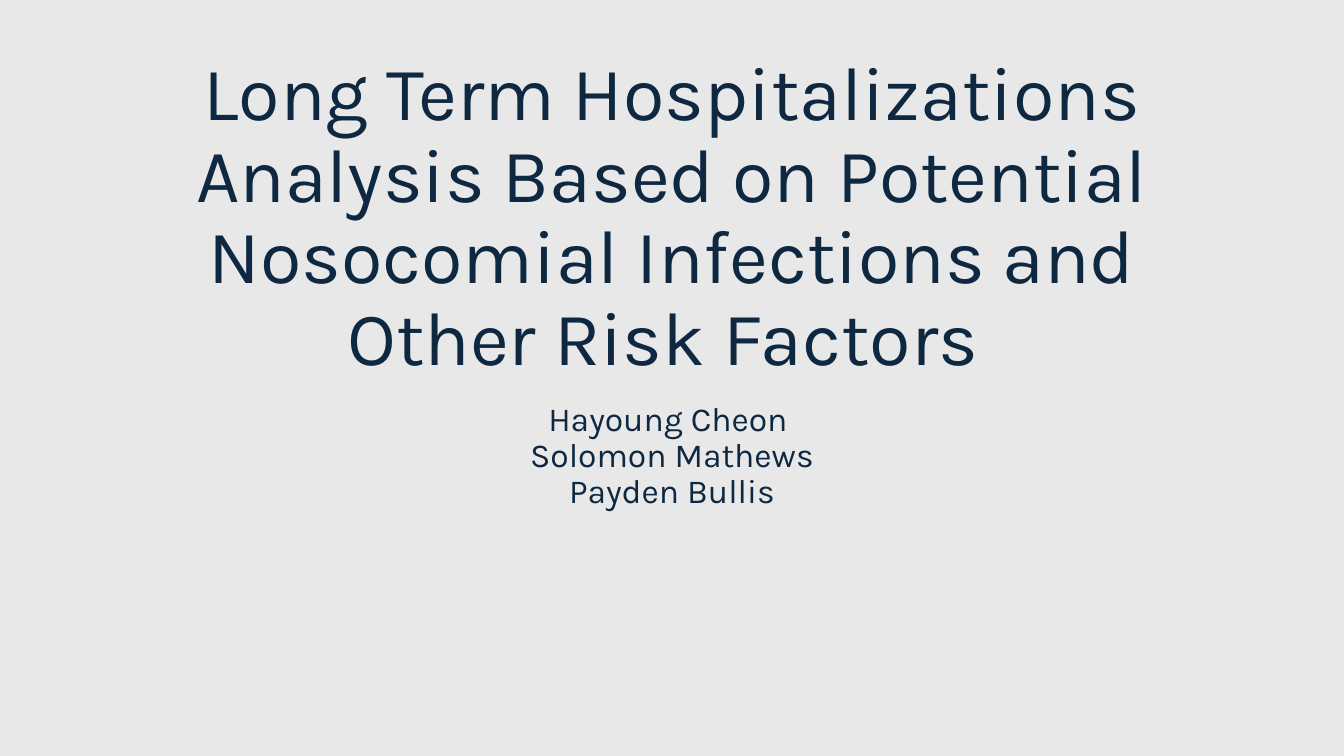
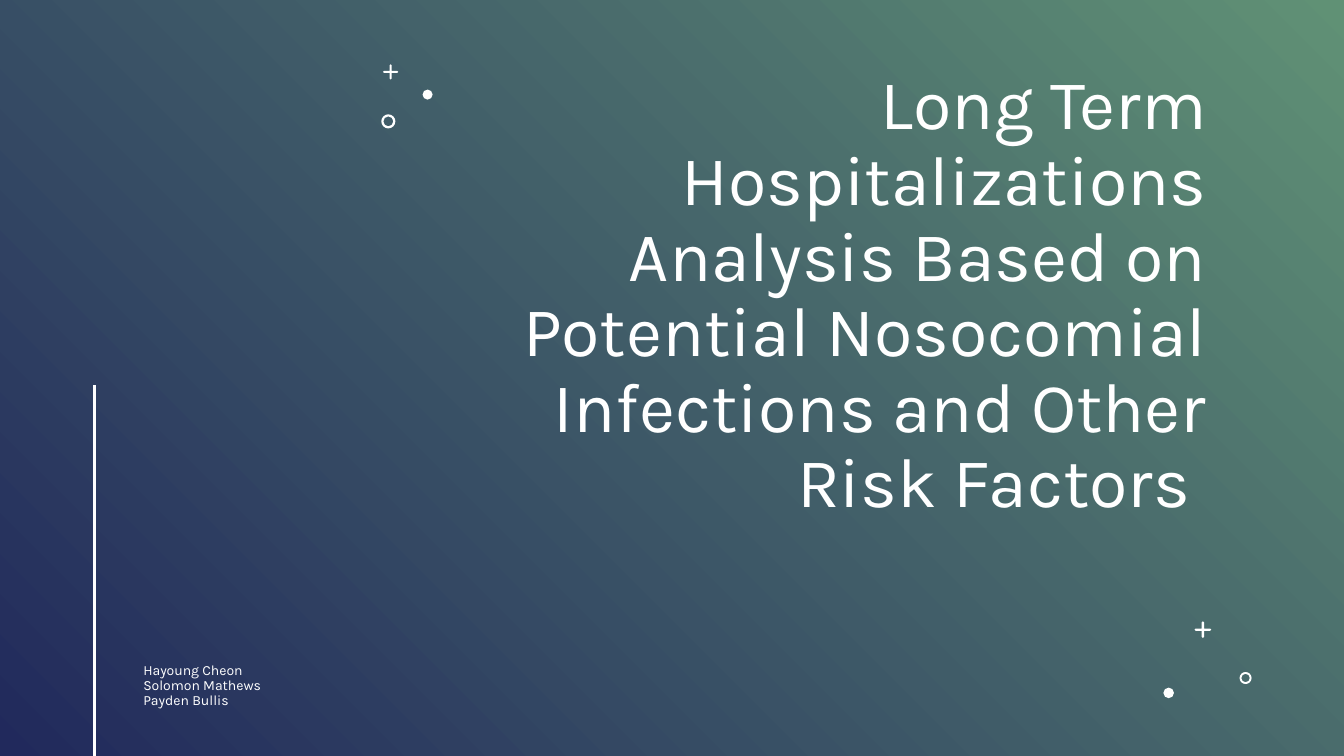
Before and after one commit to Payday4/Hospitalization_stays, a slide deck: slide 1 of medical data WIP.pptx. Drawn at 1344x756 pixels with LibreOffice and Linux fonts; fonts in the diff are those of the drawing. Boxes give left, top, right and bottom in pixels: in the first picture for what was removed or moved away, otherwise in the second. Text is boxed around its words. In the diff, an @@ line names an element or a change of style, - is before the commit and + after.

```diff
--- a/medical data WIP.pptx
+++ b/medical data WIP.pptx
@@ rectangle added at (0, 0, 1344, 756), fill gradient #609175 to #21295C @@
@@ freeform shape added at (383, 65, 398, 80), fill #FFFFFF @@
@@ title "Long Term Hospitalizations Analysis Based ...": place and size @@
-title "Long Term Hospitalizations Analysis Based ..." at (196, 68, 1147, 366)
+title "Long Term Hospitalizations Analysis Based ..." at (523, 85, 1206, 508)
@@ title "Long Term Hospitalizations Analysis Based ..." at (523, 85, 1206, 508): size 54 to 50 pt, text colour #0E2841 to #FFFFFF; alignment centre to right; vertical alignment bottom to top @@
@@ freeform shape added at (381, 114, 395, 128), fill #FFFFFF @@
@@ freeform shape added at (422, 90, 433, 100), fill #FFFFFF @@
@@ line added from (95, 386) to (95, 755), #FFFFFF 2 pt @@
@@ freeform shape added at (1195, 621, 1212, 638), fill #FFFFFF @@
@@ subtitle "Hayoung Cheon Solomon Mathews Payden ...": place and size @@
-subtitle "Hayoung Cheon Solomon Mathews Payden ..." at (530, 408, 814, 512)
+subtitle "Hayoung Cheon Solomon Mathews Payden ..." at (143, 665, 261, 709)
@@ subtitle "Hayoung Cheon Solomon Mathews Payden ..." at (143, 665, 261, 709): size 24 to 10 pt, text colour #0E2841 to #FFFFFF; alignment centre to left @@
@@ freeform shape added at (1164, 688, 1174, 698), fill #FFFFFF @@
@@ freeform shape added at (1240, 673, 1252, 685), fill #FFFFFF @@
```
Also in this commit, not shown: 4 other slides changed, 1 slide added, 15 slides removed.
